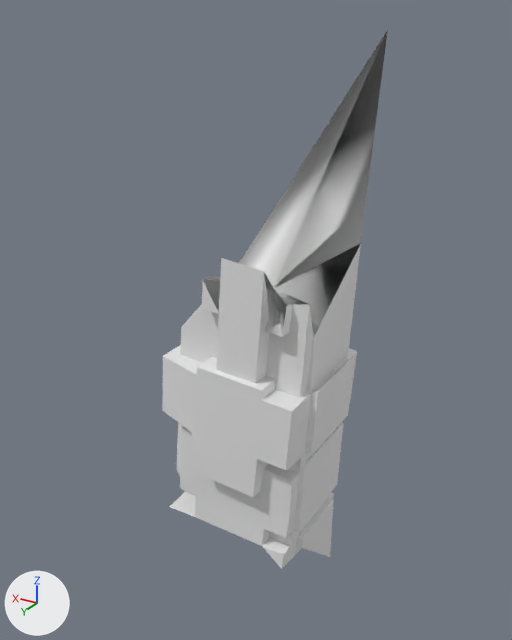
An edit to the OBJ model src/main/resources/assets/kn8/meshes/hoshina/shin_right.obj, drawn before and after from the same camera.
Camera for both pictures: a 50 mm lens placed at (-0.308, 0.717, 0.851), pointed at (0.123, -0.002, 0.492). Every picture has the same lights, and +X, +Y and +Z are marked at lower left. The first picture is the older version. Where no turn or scale is listed for an object, it has been applied to the vertices. Vertices at exactly the same position are counted once.

Objects in the first picture: 'shin_right'.
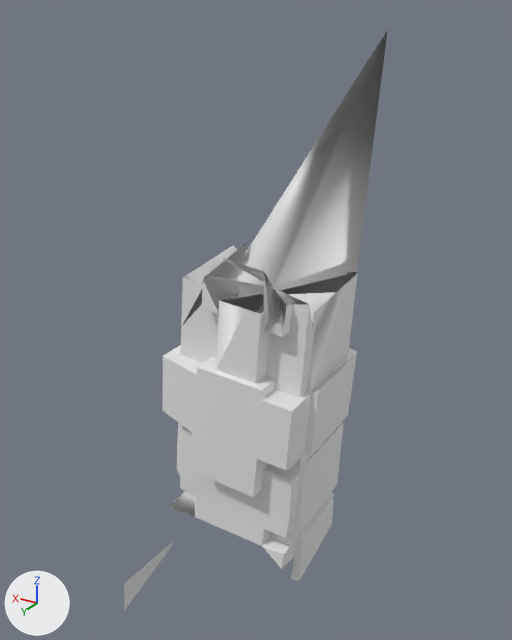
Pixel boxes (x1, y1, x2, y2) of what changed, in the pictures (512 x 640 px):
'shin_right', reshaped (17% wider, 8% taller): before (162, 30, 388, 569); after (124, 30, 388, 610)
part 1 of me_shin_right, cut back: before (216, 244, 361, 392); after (181, 242, 357, 392)
part 2 of me_shin_right, built on: before (302, 501, 334, 557); after (124, 501, 334, 610)

Edits to the bpy script that builds the scene:
```text
Change me_shin_right:
    used by ob_shin_right; location = (0.0, 0.0, 0.0)
    remove me_shin_right.from_pydata(...)  # 276 vertices, 548 faces; spans x 0.009..0.248, y -0.128..0.076, z 0.081..0.837
    add me_shin_right.from_pydata(...)  # 322 vertices, 599 faces; spans x 0.009..0.248, y -0.128..0.165, z 0.085..0.837
    me_shin_right part 1
    1 vertex is removed from x 0.021, y -0.089, z 0.587
    12 faces are deleted
    31 vertices are added at x 0.023..0.203, y -0.1..0.068, z 0.536..0.562
    48 new faces join them
    me_shin_right part 2
    1 vertex is removed from x 0.039, y -0.084, z 0.081
    9 faces are deleted
    17 vertices are added at x 0.036..0.238, y -0.094..0.165, z 0.085..0.157
    24 new faces join them
```
